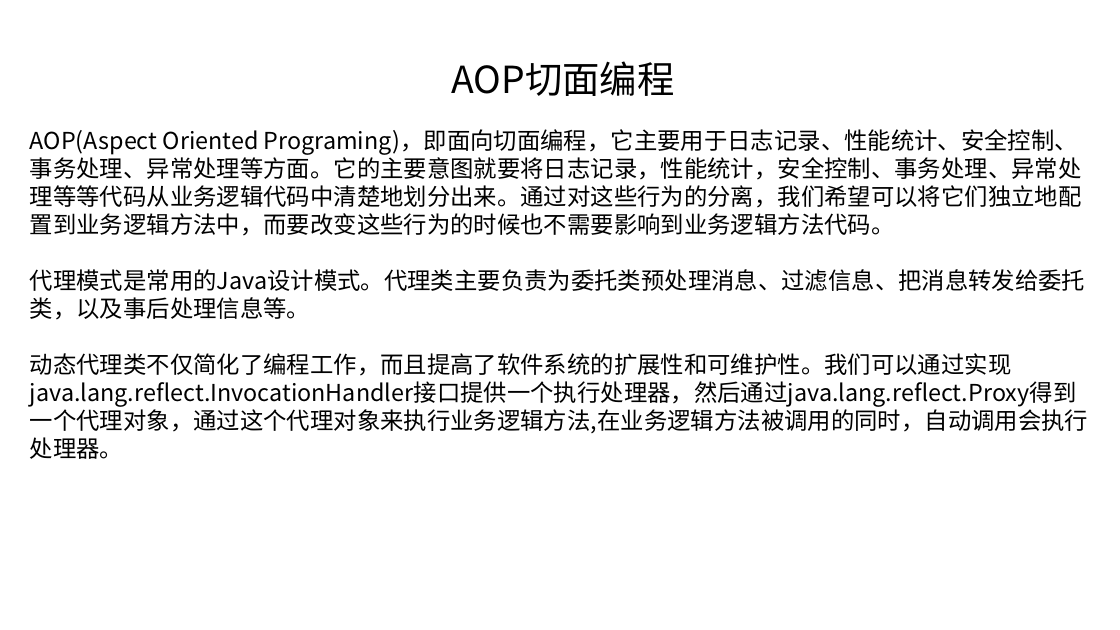
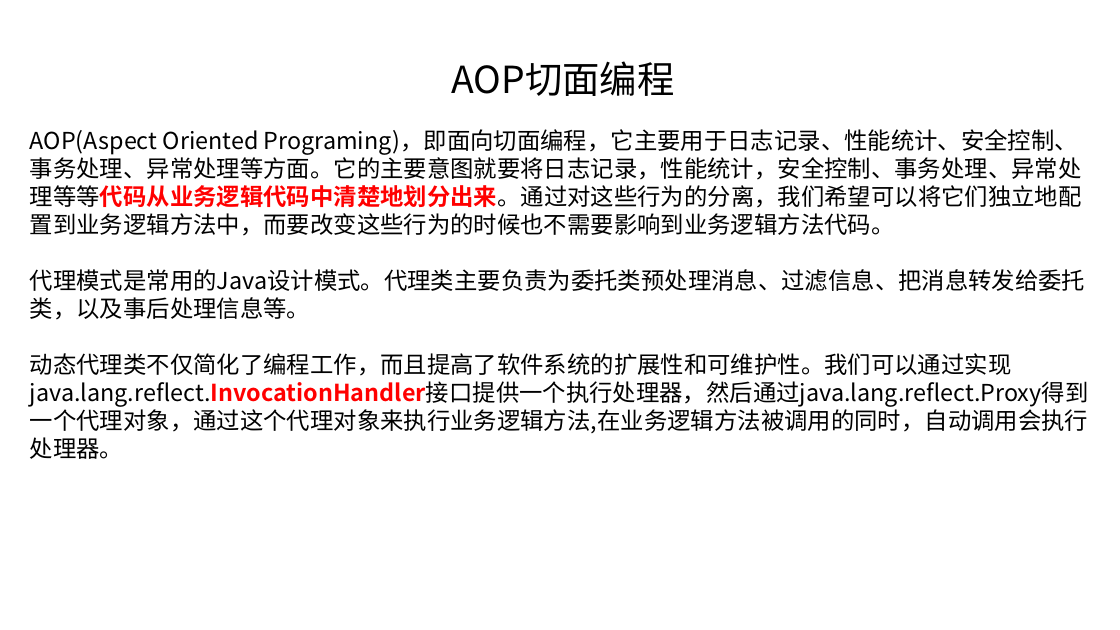
Before and after one commit to linkknown/PPT, a slide deck: slide 13 of 基础PPT/第9章：Java反射简介.pptx. Drawn at 1120x630 pixels with LibreOffice and Linux fonts; fonts in the diff are those of the drawing; background and template pictures are left out. Boxes give left, top, right and bottom in pixels: in the first picture for what was removed or moved away, otherwise in the second. Text is boxed around its words. In the diff, an @@ line names an element or a change of style, - is before the commit and + after.

```diff
--- a/基础PPT/第9章：Java反射简介.pptx
+++ b/基础PPT/第9章：Java反射简介.pptx
@@ text at (30, 129, 1089, 459): text colour #000000 to #FF0000, bold on in "Programing)，即面向切面编程，它主要用于日志记录、性能统计、安全控制、事务处理、异常处理等方面。它的主要意图就 ...", "动态代理类不仅简化了编程工作，而且提高了软件系统的扩展性和可维护性。我们可以通过实现java.lang.reflect. ..." @@
```
Also in this commit, not shown: 1 other file.
